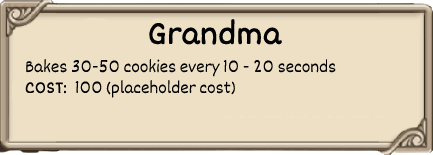
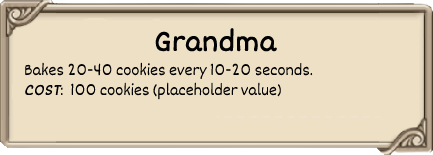
Comparing the layer stacks of the two w=433, h=155 images. Changes:
renamed "Bakes 30-50 cookies every 10 - 2" to "Bakes 20-40 cookies every 10-20", moved it above "Grandma", painted on it over [25,59,336,100]
renamed (unnamed layer) to "Grandma", painted on it over [155,28,277,52]
removed layer "Grandma" over [149,19,282,45]
painted on "Background" over [0,0,433,155]
